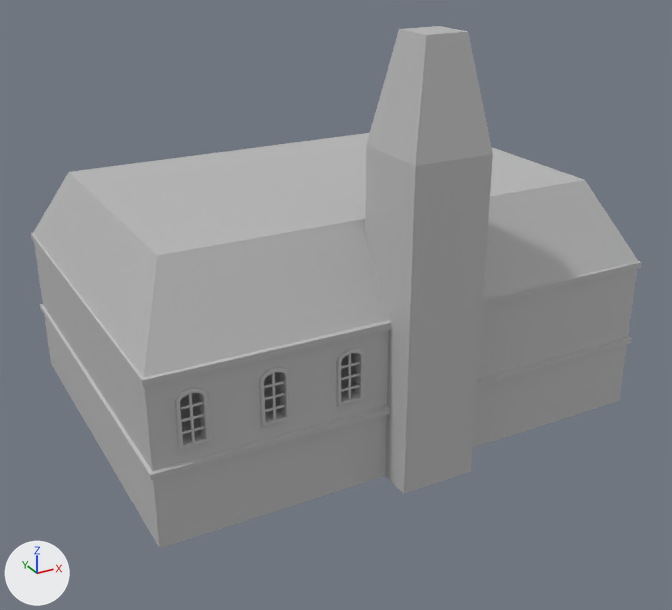
A saved change to the FBX model Assets/Models/Mansion_base.fbx.
Camera for both pictures: a 50 mm camera at (-22.7, -42.6, 26.1) aimed at (-0.5, -2.3, 5.9). The lights are fixed; the arrows at lower left show +X, +Y and +Z. Where no turn or scale is listed for an object, it has been applied to the vertices. Vertices at the same position are counted once.

The older version as bpy lines, for what is in view:
```python
me_mesh = bpy.data.meshes.new('Mesh')
me_mesh.from_pydata(...)  # 674 vertices, 520 faces; spans x -13.6..13.6, y -11.7..10.1, z 0.0..21.0
me_mesh.materials.append(mat_lambert1)  # grey #bcbcbc
# before: 12 (-13.5, -10.0, 0.0) at pixel (159, 548), 20 (-13.5, 10.0, 0.0) at pixel (51, 363), 21 (13.5, 10.0, 0.0), 22 (13.5, -10.0, 0.0) at pixel (619, 400), 23 (-2.1, -10.0, 0.0) at pixel (383, 476)
# before: 101 (-2.0, -11.7, 0.0) at pixel (403, 493), 102 (2.0, -11.7, 0.0) at pixel (471, 471), 107 (-2.0, -7.8, 0.0), 108 (2.0, -7.8, 0.0)
ob_mansion_base = bpy.data.objects.new('Mansion_base', me_mesh)
ob_mansion_base.location = (0.0, 0.0, 0.0)
```
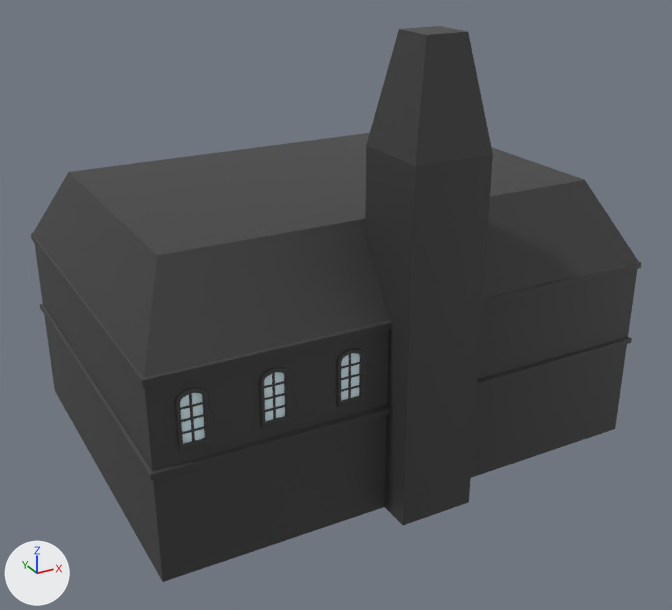
Where the newer file only moved an object's origin or applied its transform, the numbers keep the older frame.

Where the change shows, as pixel boxes (x1, y1, x2, y2) in the pictures (672 x 610 px):
'Mansion_base', reshaped (7% taller): before (31, 26, 641, 548); after (31, 26, 641, 582)
part 1 of me_mesh, built on: before (44, 145, 627, 548); after (44, 145, 627, 582)
part 2 of me_mesh, recoloured: (31, 26, 641, 480) in both

The change, as a diff of the scene's bpy script:
```diff
--- a/Assets/Models/Mansion_base.fbx.py
+++ b/Assets/Models/Mansion_base.fbx.py
@@ mat_mat_glass @@
+mat_mat_glass = principled_material('MAT_Glass')
+mat_mat_glass.base_color = (0.744, 0.931, 1.0)  # white #e0f7ff
+mat_mat_glass.roughness = 0.749
@@ mat_mat_black @@
+mat_mat_black = principled_material('MAT_Black')
+mat_mat_black.base_color = (0.0452, 0.0452, 0.0452)  # black #3c3c3c
@@ me_mesh @@
 # used by ob_mansion_base; location = (0.0, 0.0, 0.0)
 # verts and faces of me_mesh; kept vertices keep their numbers, new ones are numbered from 674
-me_mesh.from_pydata(...)  # 674 vertices, 520 faces; spans x -13.6..13.6, y -11.7..10.1, z 0.0..21.0
+me_mesh.from_pydata(...)  # 682 vertices, 522 faces; spans x -13.6..13.6, y -11.7..10.1, z -1.8..21.0
+# me_mesh part 1
+for i in [12, *range(20, 24), 101, 102, 107, 108]: verts[i] += (0.0, 0.0, -1.8)
+verts[674] = (-12.3, -9.9, 7.4)  # pixel (173, 391)
+verts[675] = (-12.3, -9.9, 4.9)  # pixel (177, 445)
+verts[676] = (-8.2, 10.0, 8.4)
+verts[677] = (-8.2, 10.0, 5.8)
+for new, old in zip([*range(678, 682)], [*range(674, 678)]): verts[new] = verts[old] + (9.1, 0.0, 0.0)
+faces += [(674, 675, 679, 678), (676, 677, 681, 680)]  # mat_mat_glass (white #e0f7ff)
+# me_mesh part 2: 396 faces spanning x -13.6..13.6, y -11.7..10.1, z -1.8..21.0 switch from mat_lambert1 (grey #bcbcbc) to mat_mat_black (black #3c3c3c)
+me_mesh.materials.append(mat_mat_glass)  # white #e0f7ff
```
